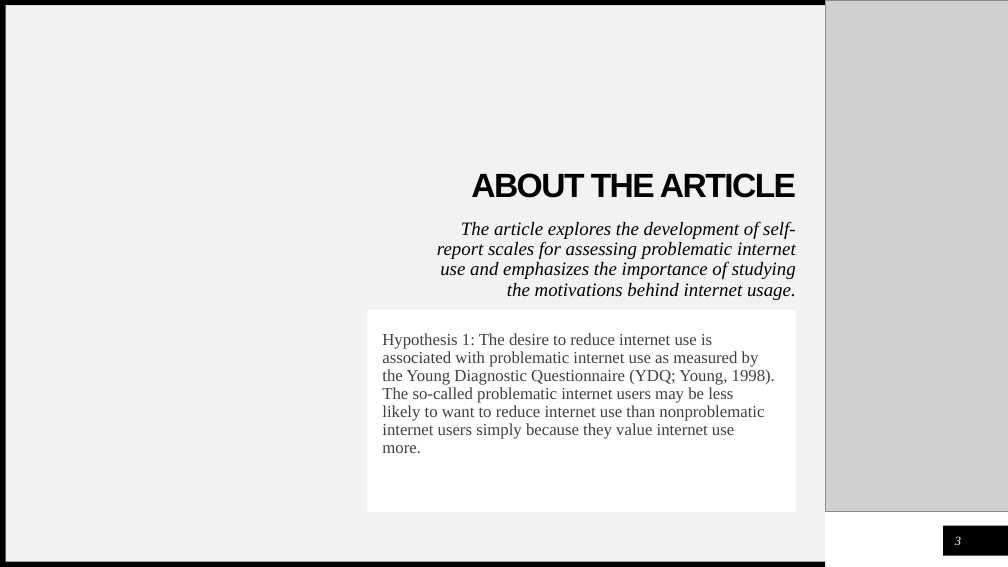
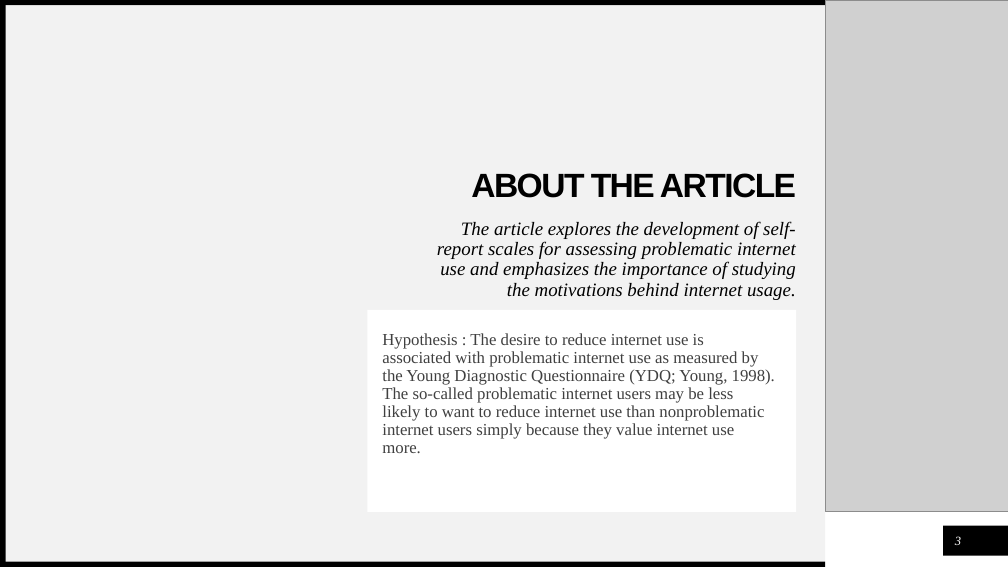
Before and after one commit to buozuer/StatsII_Spring2024, a slide deck: slide 3 of replication/Results/burakozuer_18302382_replication_presentation.pptx. Drawn at 1008x567 pixels with LibreOffice and Linux fonts; fonts in the diff are those of the drawing; grey boxes stand for pictures. Boxes give left, top, right and bottom in pixels: in the first picture for what was removed or moved away, otherwise in the second. Text is boxed around its words. In the diff, an @@ line names an element or a change of style, - is before the commit and + after.

```diff
--- a/replication/Results/burakozuer_18302382_replication_presentation.pptx
+++ b/replication/Results/burakozuer_18302382_replication_presentation.pptx
@@ text at (382, 333, 775, 453): text changed @@
-Hypothesis 1: The desire to reduce internet use is associated with problematic internet use as measured by the Young Diagnostic Questionnaire (YDQ; Young, 1998). The so-called problematic internet users may be less likely to want to reduce internet use than nonproblematic internet users simply because they value internet use more.
+Hypothesis : The desire to reduce internet use is associated with problematic internet use as measured by the Young Diagnostic Questionnaire (YDQ; Young, 1998). The so-called problematic internet users may be less likely to want to reduce internet use than nonproblematic internet users simply because they value internet use more.
```
Also in this commit, not shown: 4 other slides changed.
